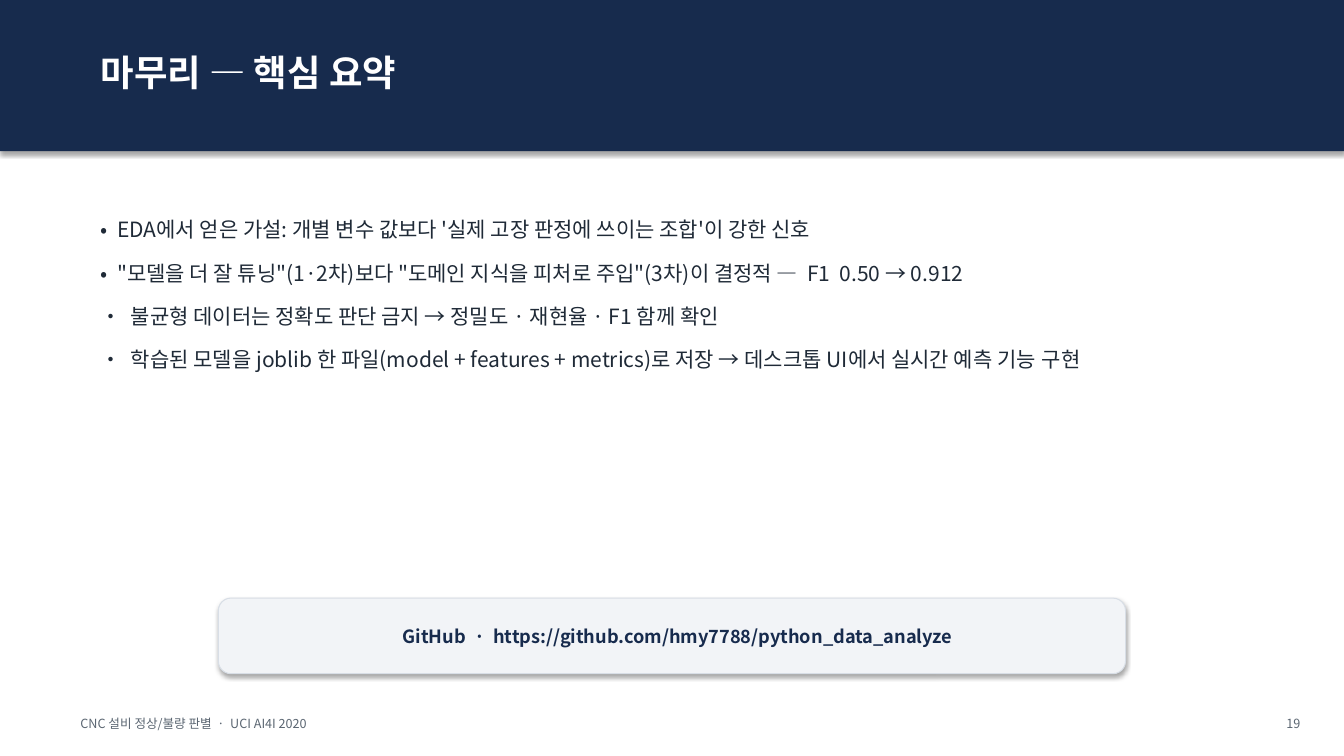
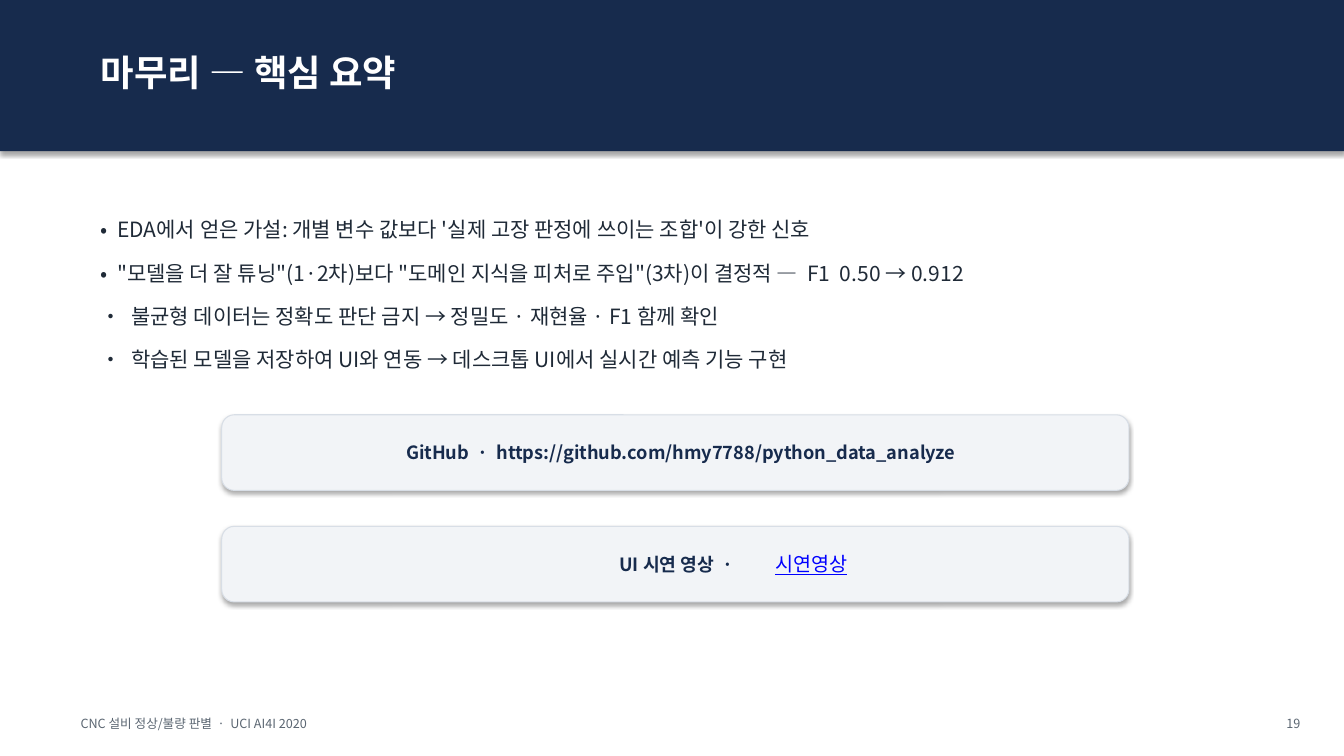
Before and after one commit to hmy7788/python_data_analyze, a slide deck: slide 22 of 발표자료_CNC설비_정상불량판별.pptx (slide 18 before the commit). Drawn at 1344x756 pixels with LibreOffice and Linux fonts; fonts in the diff are those of the drawing. Boxes give left, top, right and bottom in pixels: in the first picture for what was removed or moved away, otherwise in the second. Text is boxed around its words. In the diff, an @@ line names an element or a change of style, - is before the commit and + after.

Commit message:
docs: 발표자료 및 시연영상 추가

```diff
--- a/발표자료_CNC설비_정상불량판별.pptx
+++ b/발표자료_CNC설비_정상불량판별.pptx
@@ text at <box>131,349,788,369</box>: text changed @@
-• 학습된 모델을 joblib 한 파일(model + features + metrics)로 저장 → 데스크톱 UI에서 실시간 예측 기능 구현
+• 학습된 모델을 저장하여 UI와 연동 → 데스크톱 UI에서 실시간 예측 기능 구현
@@ rounded rectangle "GitHub · https://github.com/hmy7788/python_data_analyze": place and size @@
-rounded rectangle "GitHub · https://github.com/hmy7788/python_data_analyze" at <box>219,598,1126,674</box>
+rounded rectangle "GitHub · https://github.com/hmy7788/python_data_analyze" at <box>222,414,1129,490</box>
@@ rounded rectangle "GitHub · https://github.com/hmy7788/python_data_analyze" at <box>222,414,1129,490</box>: proportions changed @@
@@ rounded rectangle added at <box>222,526,1129,602</box>, fill #F2F4F7, outline #D8DEE6 0.75 pt, 13 pt, text #172B4D, bold @@
+UI 시연 영상 ·
@@ text added at <box>775,554,847,575</box>, 14 pt, text #0000FF, underline @@
+시연영상
```
Also in this commit, not shown: 16 other slides changed, 5 slides added, 1 slide removed, 3 other files.
